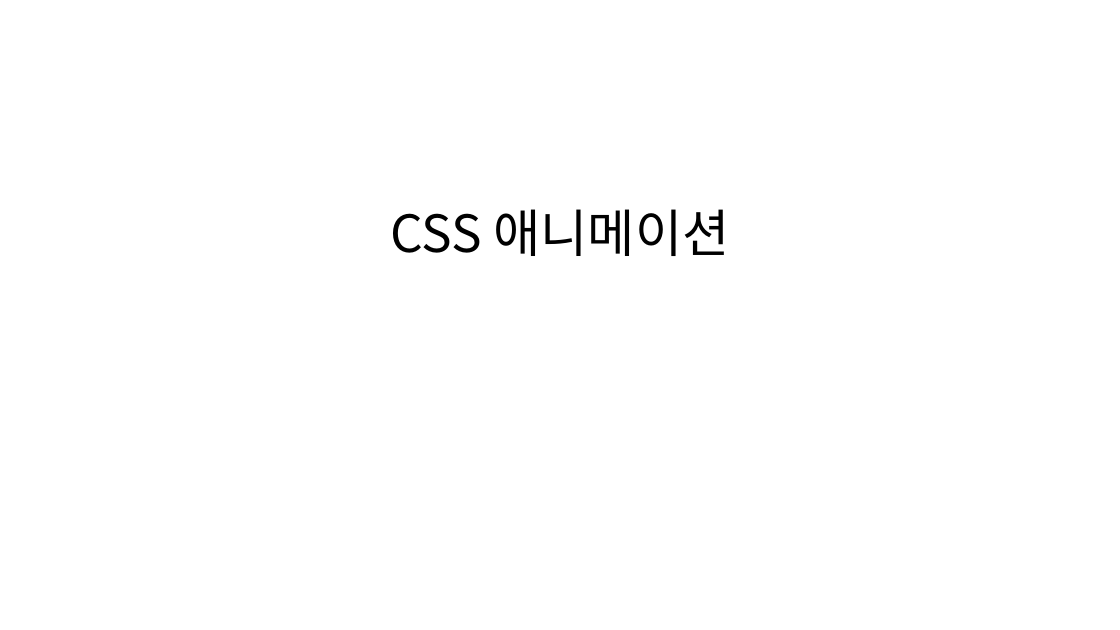
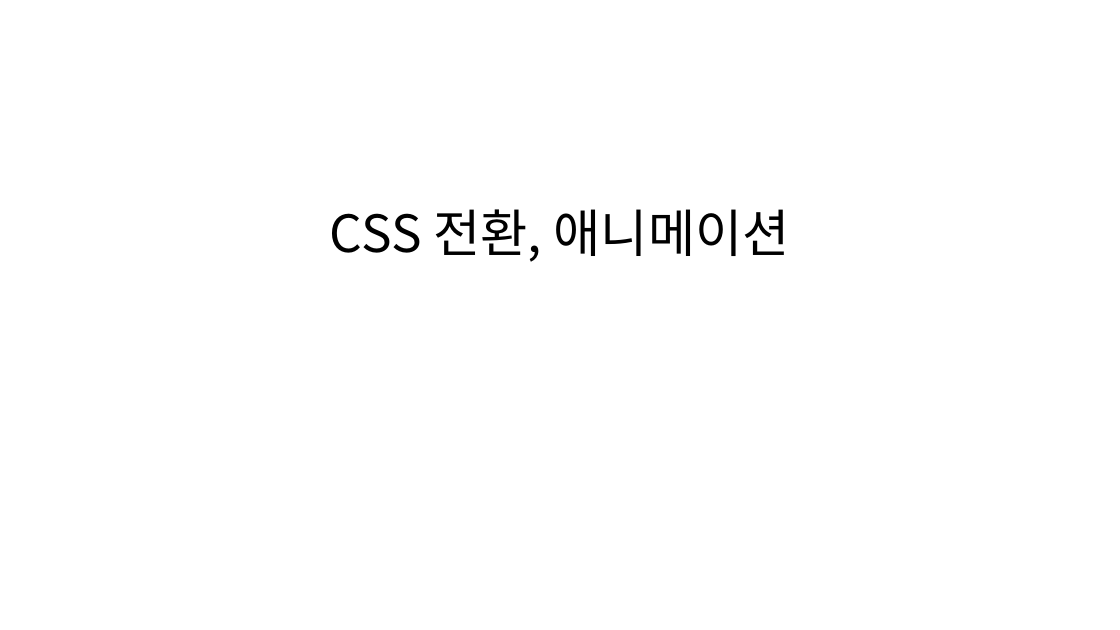
Before and after one commit to MainFe/mainfe.github.io, a slide deck: slide 96 of ppt/web-design.pptx (slide 97 before the commit). Drawn at 1120x630 pixels with LibreOffice and Linux fonts; fonts in the diff are those of the drawing. Boxes give left, top, right and bottom in pixels: in the first picture for what was removed or moved away, otherwise in the second. Text is boxed around its words. In the diff, an @@ line names an element or a change of style, - is before the commit and + after.

```diff
--- a/ppt/web-design.pptx
+++ b/ppt/web-design.pptx
@@ text at <box>330,209,790,262</box>: text changed @@
-CSS 애니메이션
+CSS 전환, 애니메이션
```
Also in this commit, not shown: 1 slide added, 9 other files.
